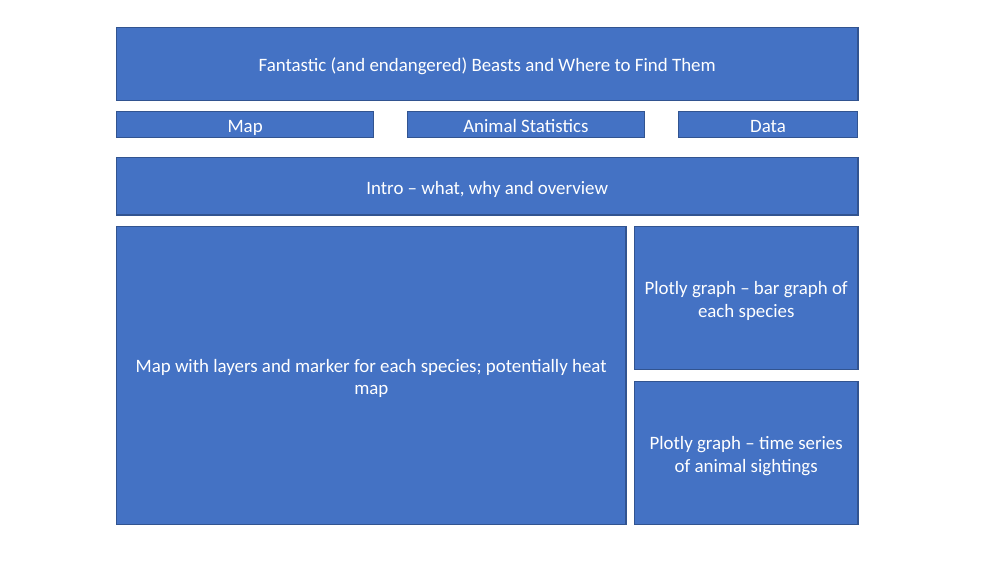
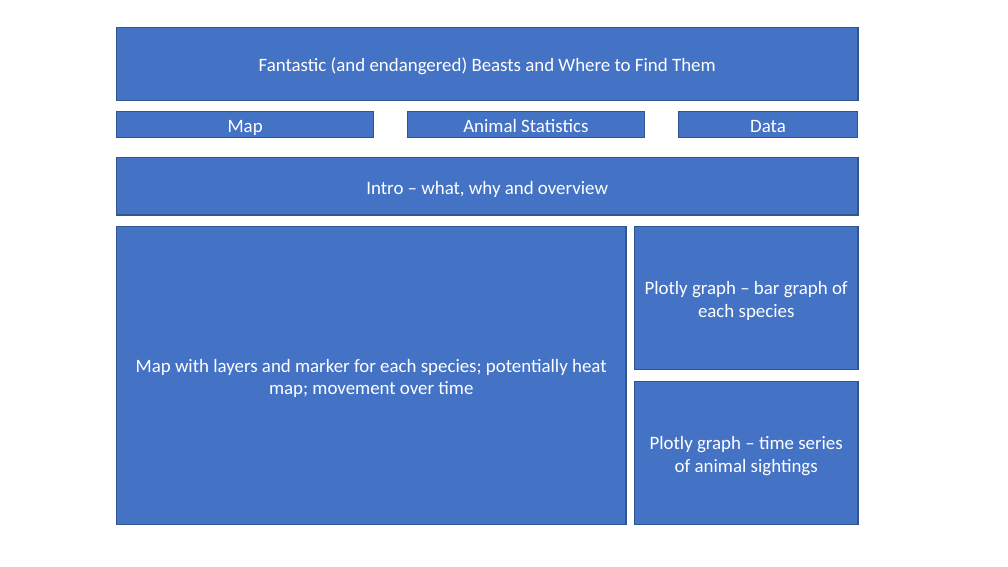
Before and after one commit to poojaisabelle/Project-Two, a slide deck: slide 1 of 4_frontend/Web page plan.pptx. Drawn at 1008x567 pixels with LibreOffice and Linux fonts; fonts in the diff are those of the drawing. Boxes give left, top, right and bottom in pixels: in the first picture for what was removed or moved away, otherwise in the second. Text is boxed around its words. In the diff, an @@ line names an element or a change of style, - is before the commit and + after.

Commit message:
Updated webpage plan
Updated after meeting with Ryan on 16/9

```diff
--- a/4_frontend/Web page plan.pptx
+++ b/4_frontend/Web page plan.pptx
@@ text in rectangle at box(136, 359, 607, 397): text changed @@
-Map with layers and marker for each species; potentially heat map
+Map with layers and marker for each species; potentially heat map; movement over time
```
